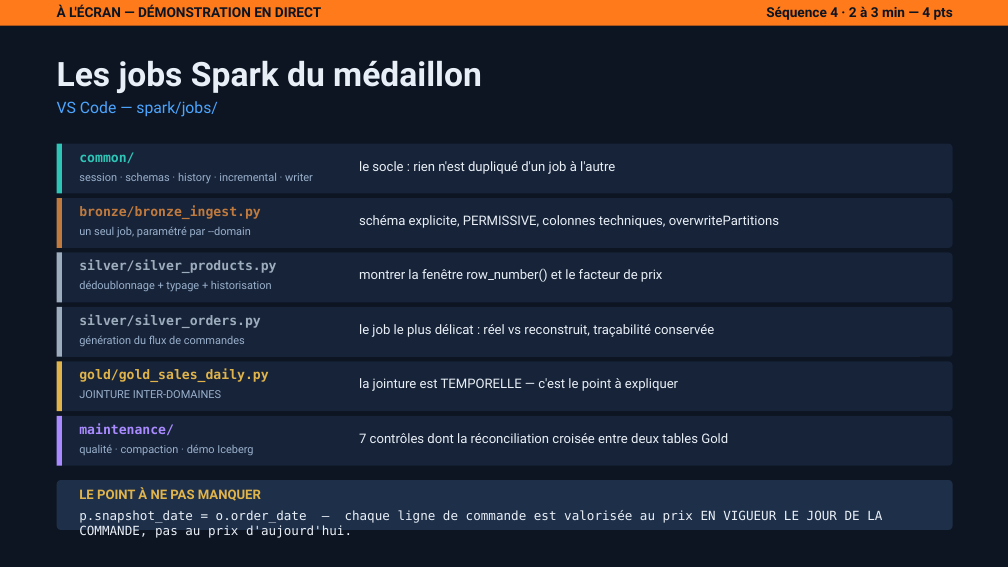
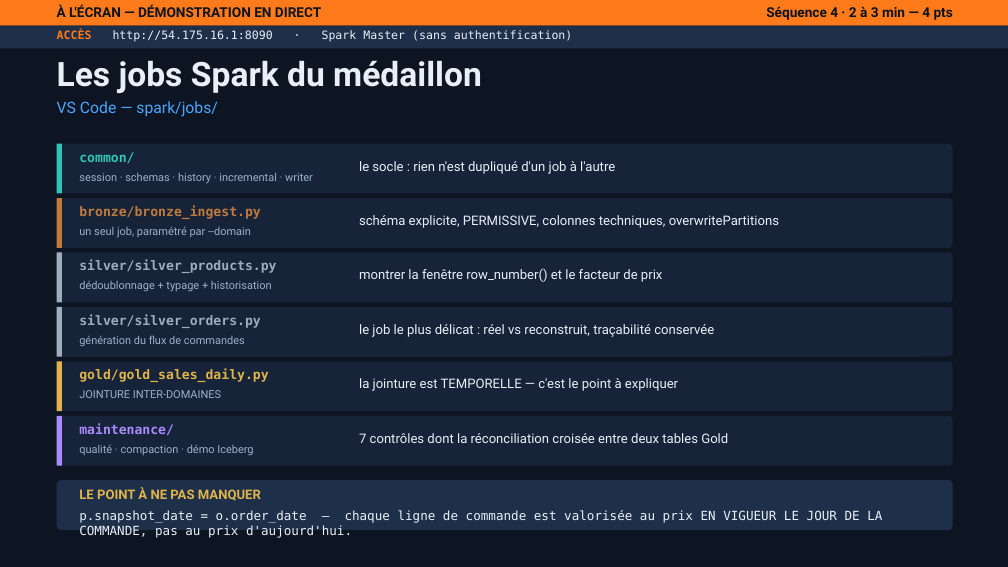
Before and after one commit to makabamegane-eng/dit-lakehouse-nifi-fakestore, a slide deck: slide 13 of slides/soutenance_lakehouse_nifi.pptx (slide 11 before the commit). Drawn at 1008x567 pixels with LibreOffice and Linux fonts; fonts in the diff are those of the drawing. Boxes give left, top, right and bottom in pixels: in the first picture for what was removed or moved away, otherwise in the second. Text is boxed around its words. In the diff, an @@ line names an element or a change of style, - is before the commit and + after.

```diff
--- a/slides/soutenance_lakehouse_nifi.pptx
+++ b/slides/soutenance_lakehouse_nifi.pptx
@@ rectangle added at (0, 26, 1008, 48), fill #1E2F49 @@
@@ text added at (57, 30, 572, 42), 11 pt, text #E9EFF7 @@
+ACCÈS http://54.175.16.1:8090 · Spark Master (sans authentification)
```
Also in this commit, not shown: 4 other slides changed, 7 slides added, 1 slide removed, 12 other files.
